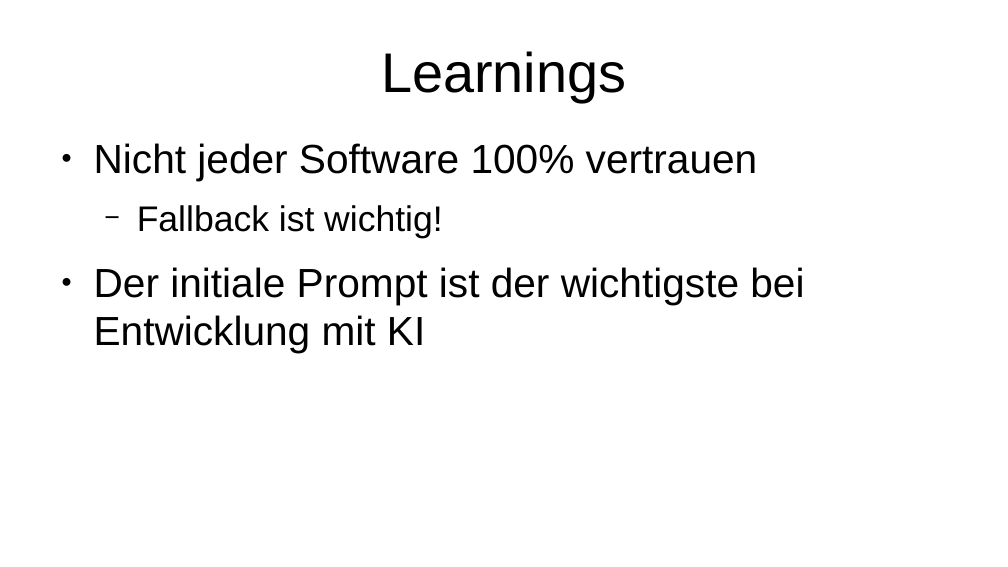
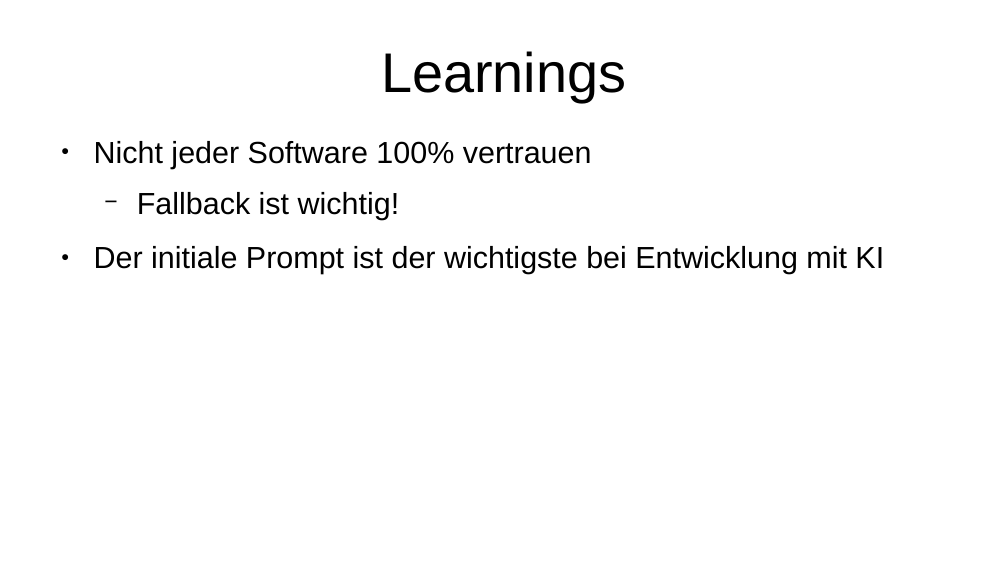
Before and after one commit to gorgoroth31/gdmt-ekg, a slide deck: slide 10 of präsentation.odp. Drawn at 1008x567 pixels with LibreOffice and Linux fonts; fonts in the diff are those of the drawing. Boxes give left, top, right and bottom in pixels: in the first picture for what was removed or moved away, otherwise in the second. Text is boxed around its words. In the diff, an @@ line names an element or a change of style, - is before the commit and + after.

```diff
--- a/präsentation.odp
+++ b/präsentation.odp
@@ text "Nicht jeder Software 100% vertrauen" at (x1=94, y1=141, x2=884, y2=274): size 32 to 24 pt in "Nicht jeder Software 100% vertrauen", "Der initiale Prompt ist der wichtigste bei ..."; size 28 to 24 pt in "Fallback ist wichtig!" @@
```
Also in this commit, not shown: 4 other slides changed, 2 other files.
